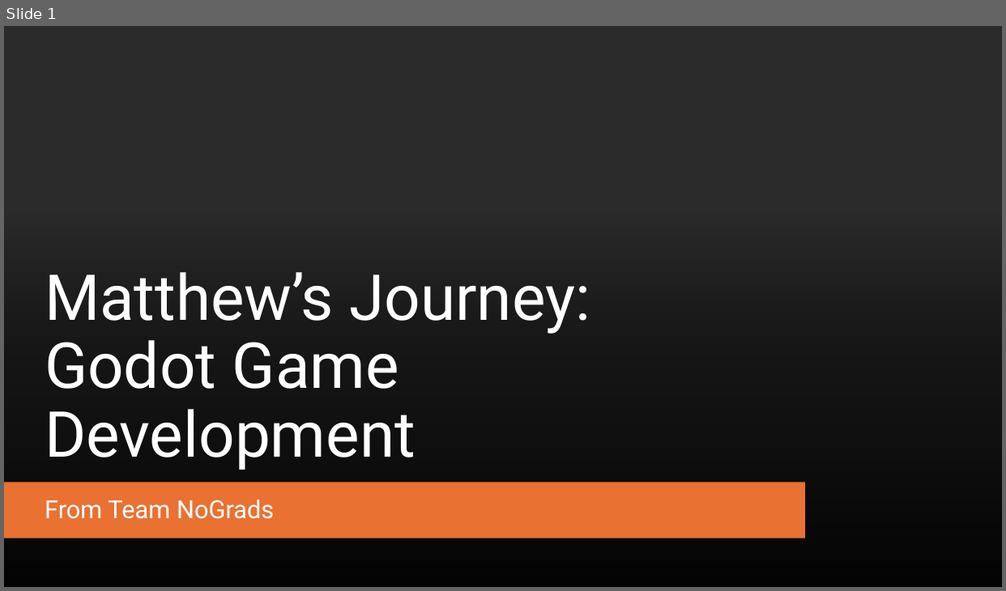
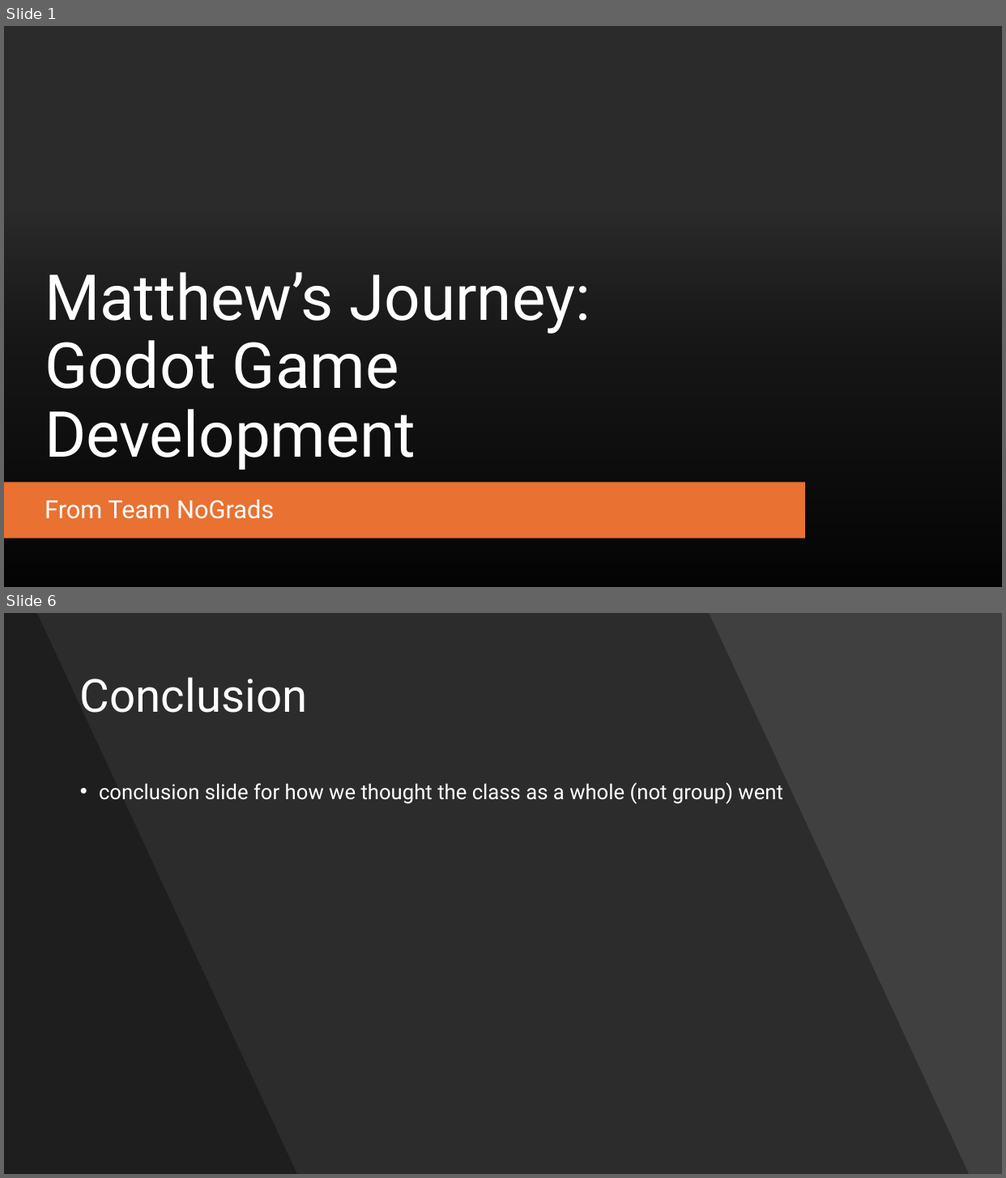
Before and after one commit to WSU-cshimizu/ceg4110-group-project-no-grads, a slide deck: presentation materials/PresentationPowerpoint.pptx. Shown one above the other, each under a label of ours: slide 1 before the commit, slides 1 and 6 after it; the slides between them are not shown. The pictures are 1006x591 and 1006x1178 pixels, drawn with LibreOffice and Linux fonts; fonts in the diff are those of the drawing; background and template pictures are left out; a plain dark background stands for a picture behind light text. Boxes give left, top, right and bottom in pixels: in the first picture for what was removed or moved away, otherwise in the second. Text is boxed around its words. In the diff, an @@ line names an element or a change of style, - is before the commit and + after.

```diff
--- a/presentation materials/PresentationPowerpoint.pptx
+++ b/presentation materials/PresentationPowerpoint.pptx
@@ slide 6 added at [4, 613, 1002, 1174], background #404040 @@
@@ freeform shape added at [4, 613, 969, 1174], fill #000000 at 30% opacity @@
@@ freeform shape added at [4, 613, 297, 1174], fill #000000 at 30% opacity @@
@@ title added at [80, 677, 308, 713], 44 pt, text #FFFFFF @@
+Conclusion
@@ text added at [99, 782, 783, 804], 20 pt, text #FFFFFF @@
+• conclusion slide for how we thought the class as a whole (not group) went
```
Also in this commit, not shown: 2 slides changed, 3 other slides added.
